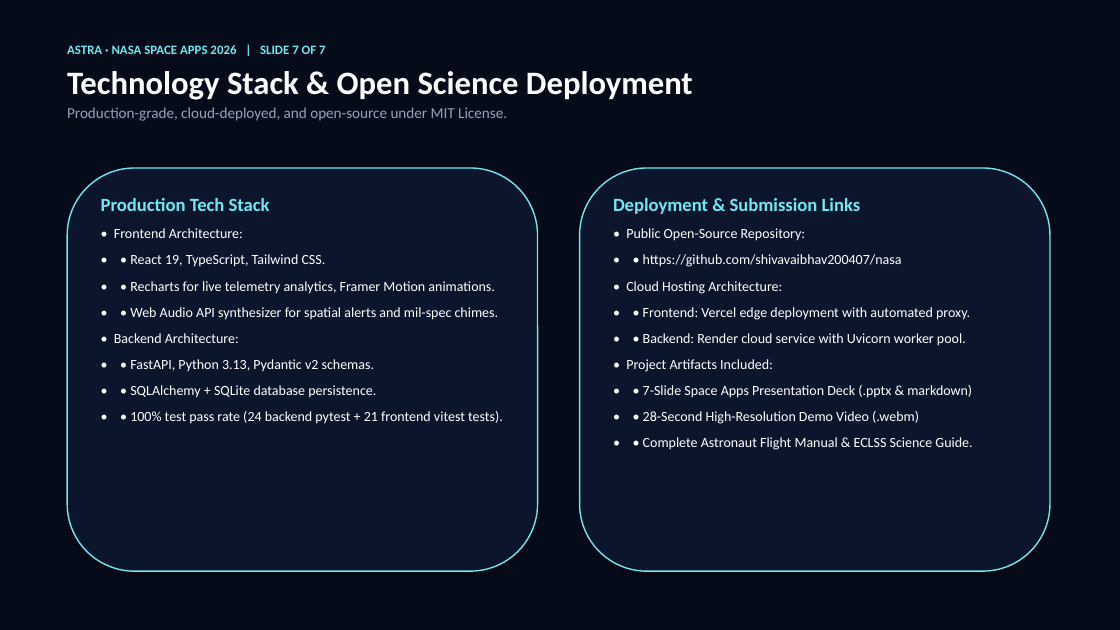
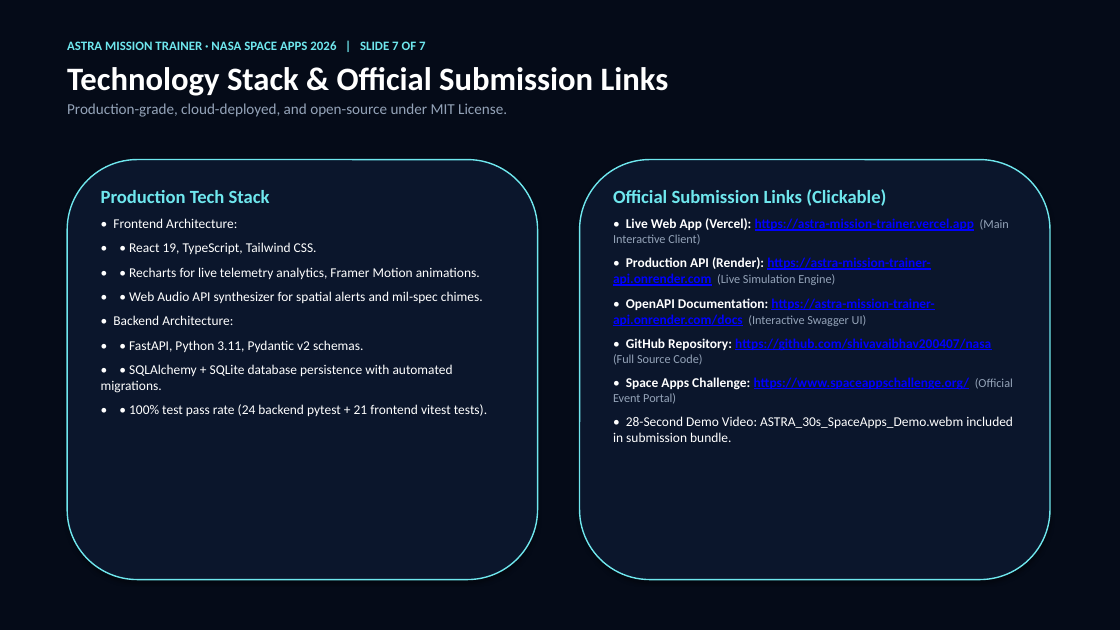
Before and after one commit to shivavaibhav200407/nasa, a slide deck: slide 7 of ASTRA_NASA_SpaceApps_Presentation.pptx. Drawn at 1120x630 pixels with LibreOffice and Linux fonts; fonts in the diff are those of the drawing. Boxes give left, top, right and bottom in pixels: in the first picture for what was removed or moved away, otherwise in the second. Text is boxed around its words. In the diff, an @@ line names an element or a change of style, - is before the commit and + after.

Commit message:
docs: regenerate PPTX presentation with active clickable hyperlinks

```diff
--- a/ASTRA_NASA_SpaceApps_Presentation.pptx
+++ b/ASTRA_NASA_SpaceApps_Presentation.pptx
@@ text at (x1=67, y1=41, x2=669, y2=96): text changed; size 28 to 11 pt; text colour #FFFFFF to #6FE7EE @@
-ASTRA · NASA SPACE APPS 2026 | SLIDE 7 OF 7
-Technology Stack & Open Science Deployment
+ASTRA MISSION TRAINER · NASA SPACE APPS 2026 | SLIDE 7 OF 7
+Technology Stack & Official Submission Links
@@ rounded rectangle resized from (x1=67, y1=168, x2=538, y2=571) to (x1=67, y1=160, x2=538, y2=580) @@
@@ rounded rectangle resized from (x1=580, y1=168, x2=1050, y2=571) to (x1=580, y1=160, x2=1050, y2=580) @@
@@ text "Production Tech Stack" moved from (x1=101, y1=198, x2=503, y2=424) to (x1=101, y1=190, x2=487, y2=416) @@
@@ text at (x1=613, y1=189, x2=1013, y2=442): text changed; size 12 to 11.5 pt; text colour #FFFFFF to #0000FF; bold on @@
-Deployment & Submission Links
-• Public Open-Source Repository:
-• • https://github.com/shivavaibhav200407/nasa
-• Cloud Hosting Architecture:
-• • Frontend: Vercel edge deployment with automated proxy.
-• • Backend: Render cloud service with Uvicorn worker pool.
-• Project Artifacts Included:
-• • 7-Slide Space Apps Presentation Deck (.pptx & markdown)
-• • 28-Second High-Resolution Demo Video (.webm)
-• • Complete Astronaut Flight Manual & ECLSS Science Guide.
+Official Submission Links (Clickable)
+• Live Web App (Vercel): https://astra-mission-trainer.vercel.app (Main Interactive Client)
+• Production API (Render): https://astra-mission-trainer-api.onrender.com (Live Simulation Engine)
+• OpenAPI Documentation: https://astra-mission-trainer-api.onrender.com/docs (Interactive Swagger UI)
+• GitHub Repository: https://github.com/shivavaibhav200407/nasa (Full Source Code)
+• Space Apps Challenge: https://www.spaceappschallenge.org/ (Official Event Portal)
+• 28-Second Demo Video: ASTRA_30s_SpaceApps_Demo.webm included in submission bundle.
@@ text at (x1=113, y1=218, x2=487, y2=416): size 12 to 11.5 pt in "• Frontend Architecture:", "• • React 19, TypeScript, Tailwind CSS.", "• • Recharts for live telemetry analytics, ...", "• • Web Audio API synthesizer for ..." and 2 more places; less space between paragraphs @@
@@ text at (x1=101, y1=340, x2=453, y2=393): text changed; size 12 to 11.5 pt @@
-• • FastAPI, Python 3.13, Pydantic v2 schemas.
-• • SQLAlchemy + SQLite database persistence.
+• • FastAPI, Python 3.11, Pydantic v2 schemas.
+• • SQLAlchemy + SQLite database persistence with automated migrations.
```
Also in this commit, not shown: 6 other slides changed, 1 other file.
